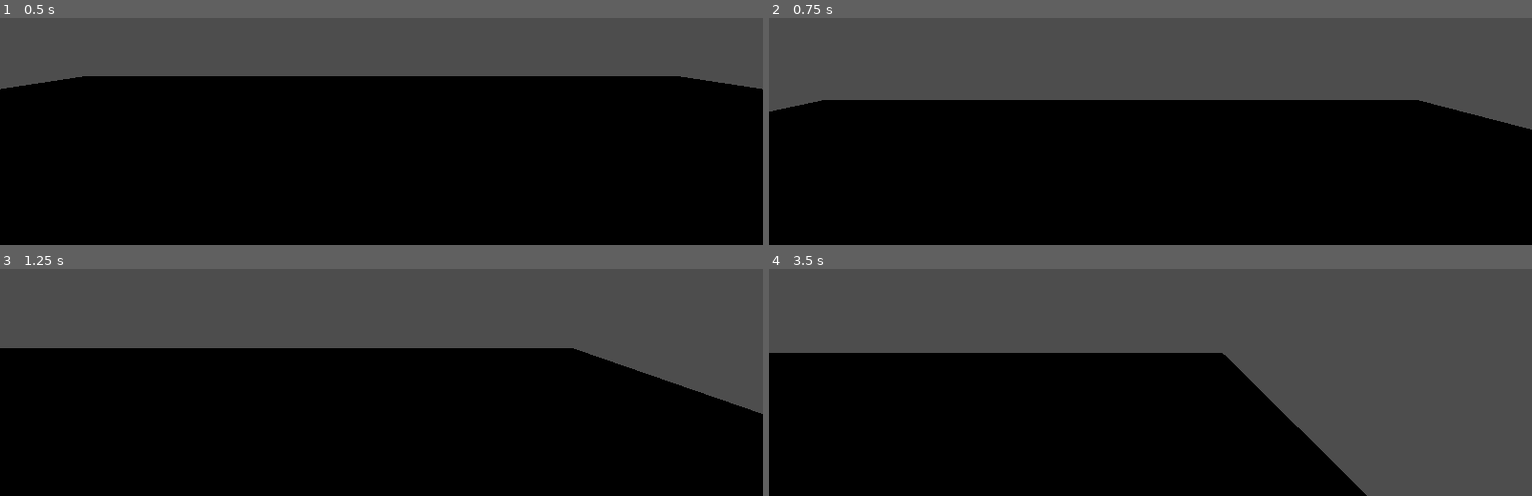
Above: before the commit, frames 1-4 (two rows, left to right).
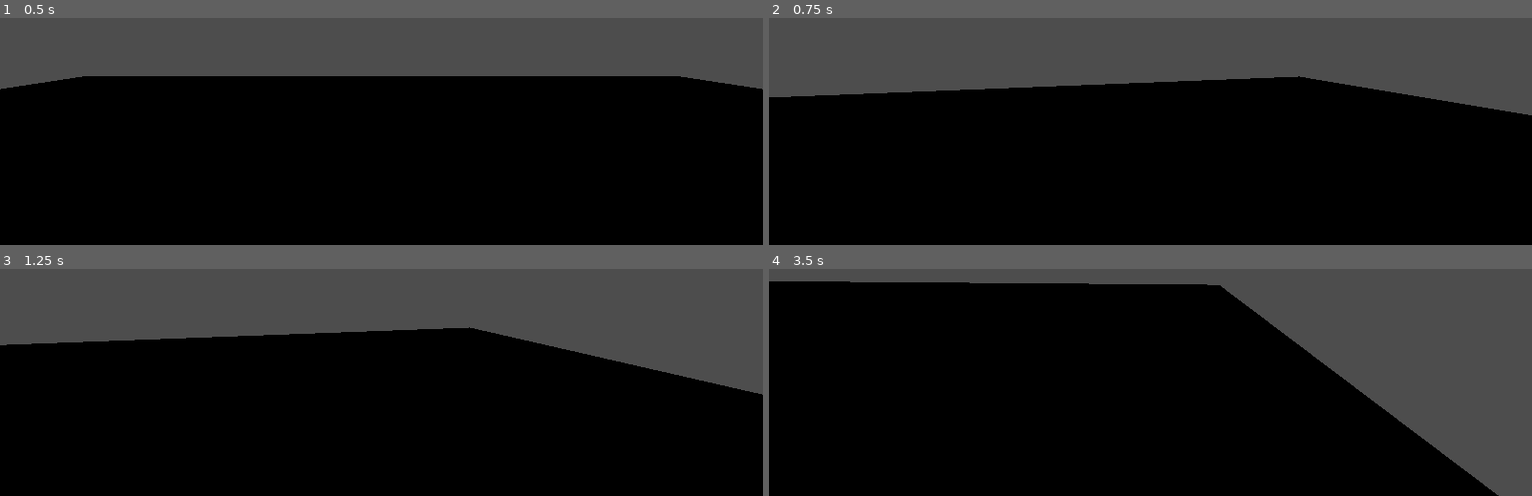
Above: after the commit, the same moments.

Repository: ThreeCoffees/HackYeah2025
Game: Godot game, scene res://test_scenes/leon_test_scene.tscn
The game is run twice, just before and just after one commit, with the same random seed, the same clock (stepped at 60 frames per second) and the same inputs. The project has no main scene, so this scene is started directly.
Inputs (mouse positions are in pixels of both pictures, inside the frame that each line leads up to):
- Up to frame 1 (0.5 s): no input
- Up to frame 2 (0.75 s): tap Enter (ui_accept) at 0.5, 0.6 s; move the mouse to (outside the picture) at 0.52 s; hold Right (ui_right) from 0.53 s (still down)
- Up to frame 3 (1.25 s): keep holding Right (ui_right); tap Enter (ui_accept) at 0.77, 1.07 s
- Up to frame 4 (3.5 s): move the mouse to (997, 303) at 1.27 s; release Right (ui_right) at 1.28 s; hold Down (ui_down) 1.28-2.03 s; tap Enter (ui_accept) at 1.35, 1.52, 1.82, 2.1, 2.85, 3.02, 3.32 s; move the mouse to (outside the picture) at 2.02 s; hold Right (ui_right) 2.03-2.78 s; move the mouse to (1112, 366) at 2.77 s; hold Up (ui_up) from 2.78 s (still down)

Frame 1 is identical in both runs. In frame 2, 5.7% of the frame differs, in the area x 0-100%, y 25-50%; in frame 3, 4.7%; in frame 4, 29%, in the area x 0-96%, y 5-100%.

Commit message:
camera added

Diff:
--- a/characters/walking_character.gd
+++ b/characters/walking_character.gd
@@ -4,6 +4,16 @@
 const SPEED = 5.0
 const JUMP_VELOCITY = 4.5
 
+const mouse_sensitivity = 0.001
+
+func _ready():
+	Input.set_mouse_mode(Input.MOUSE_MODE_CAPTURED);
+
+func _input(event):
+	if event is InputEventMouseMotion and Input.mouse_mode == Input.MOUSE_MODE_CAPTURED:
+		rotate_y(-event.relative.x * mouse_sensitivity);
+		$Camera3D.rotate_x(-event.relative.y * mouse_sensitivity);
+		$Camera3D.rotation.x = clampf($Camera3D.rotation.x, -deg_to_rad(70), deg_to_rad(70));
 
 func _physics_process(delta: float) -> void:
 	# Add the gravity.
@@ -11,12 +21,12 @@
 		velocity += get_gravity() * delta
 
 	# Handle jump.
-	if Input.is_action_just_pressed("ui_accept") and is_on_floor():
-		velocity.y = JUMP_VELOCITY
+	#if Input.is_action_just_pressed("ui_accept") and is_on_floor():
+	#	velocity.y = JUMP_VELOCITY
 
 	# Get the input direction and handle the movement/deceleration.
 	# As good practice, you should replace UI actions with custom gameplay actions.
-	var input_dir := Input.get_vector("ui_left", "ui_right", "ui_up", "ui_down")
+	var input_dir := Input.get_vector("move_left", "move_right", "move_forward", "move_backwards")
 
 	var direction := (transform.basis * Vector3(input_dir.x, 0, input_dir.y)).normalized()
 	if direction:
--- a/project.godot
+++ b/project.godot
@@ -14,6 +14,43 @@
 config/features=PackedStringArray("4.5", "Forward Plus")
 config/icon="res://icon.svg"
 
-[rendering]
+[dotnet]
 
-renderer/rendering_method="forward_plus"
+project/assembly_name="HackYeah2025"
+
+[input]
+
+move_forward={
+"deadzone": 0.2,
+"events": [Object(InputEventKey,"resource_local_to_scene":false,"resource_name":"","device":-1,"window_id":0,"alt_pressed":false,"shift_pressed":false,"ctrl_pressed":false,"meta_pressed":false,"pressed":false,"keycode":0,"physical_keycode":87,"key_label":0,"unicode":119,"location":0,"echo":false,"script":null)
+, Object(InputEventKey,"resource_local_to_scene":false,"resource_name":"","device":-1,"window_id":0,"alt_pressed":false,"shift_pressed":false,"ctrl_pressed":false,"meta_pressed":false,"pressed":false,"keycode":0,"physical_keycode":4194320,"key_label":0,"unicode":0,"location":0,"echo":false,"script":null)
+]
+}
+move_backwards={
+"deadzone": 0.2,
+"events": [Object(InputEventKey,"resource_local_to_scene":false,"resource_name":"","device":-1,"window_id":0,"alt_pressed":false,"shift_pressed":false,"ctrl_pressed":false,"meta_pressed":false,"pressed":false,"keycode":0,"physical_keycode":83,"key_label":0,"unicode":114,"location":0,"echo":false,"script":null)
+, Object(InputEventKey,"resource_local_to_scene":false,"resource_name":"","device":-1,"window_id":0,"alt_pressed":false,"shift_pressed":false,"ctrl_pressed":false,"meta_pressed":false,"pressed":false,"keycode":0,"physical_keycode":4194322,"key_label":0,"unicode":0,"location":0,"echo":false,"script":null)
+]
+}
+move_left={
+"deadzone": 0.2,
+"events": [Object(InputEventKey,"resource_local_to_scene":false,"resource_name":"","device":-1,"window_id":0,"alt_pressed":false,"shift_pressed":false,"ctrl_pressed":false,"meta_pressed":false,"pressed":false,"keycode":0,"physical_keycode":65,"key_label":0,"unicode":97,"location":0,"echo":false,"script":null)
+, Object(InputEventKey,"resource_local_to_scene":false,"resource_name":"","device":-1,"window_id":0,"alt_pressed":false,"shift_pressed":false,"ctrl_pressed":false,"meta_pressed":false,"pressed":false,"keycode":0,"physical_keycode":4194319,"key_label":0,"unicode":0,"location":0,"echo":false,"script":null)
+]
+}
+move_right={
+"deadzone": 0.2,
+"events": [Object(InputEventKey,"resource_local_to_scene":false,"resource_name":"","device":-1,"window_id":0,"alt_pressed":false,"shift_pressed":false,"ctrl_pressed":false,"meta_pressed":false,"pressed":false,"keycode":0,"physical_keycode":68,"key_label":0,"unicode":115,"location":0,"echo":false,"script":null)
+, Object(InputEventKey,"resource_local_to_scene":false,"resource_name":"","device":-1,"window_id":0,"alt_pressed":false,"shift_pressed":false,"ctrl_pressed":false,"meta_pressed":false,"pressed":false,"keycode":0,"physical_keycode":4194321,"key_label":0,"unicode":0,"location":0,"echo":false,"script":null)
+]
+}
+move_up={
+"deadzone": 0.2,
+"events": [Object(InputEventKey,"resource_local_to_scene":false,"resource_name":"","device":-1,"window_id":0,"alt_pressed":false,"shift_pressed":false,"ctrl_pressed":false,"meta_pressed":false,"pressed":false,"keycode":0,"physical_keycode":32,"key_label":0,"unicode":32,"location":0,"echo":false,"script":null)
+]
+}
+move_down={
+"deadzone": 0.2,
+"events": [Object(InputEventKey,"resource_local_to_scene":false,"resource_name":"","device":-1,"window_id":0,"alt_pressed":false,"shift_pressed":true,"ctrl_pressed":false,"meta_pressed":false,"pressed":false,"keycode":0,"physical_keycode":4194325,"key_label":0,"unicode":0,"location":0,"echo":false,"script":null)
+]
+}
